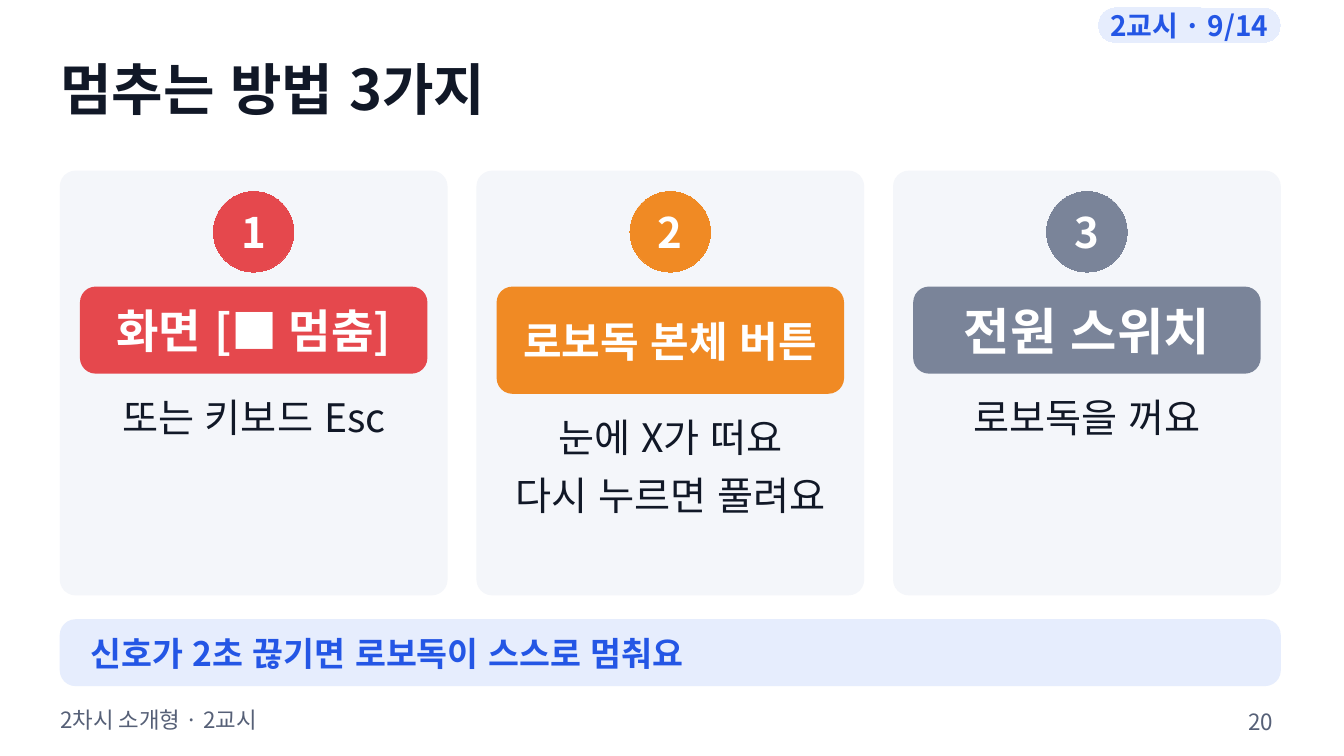
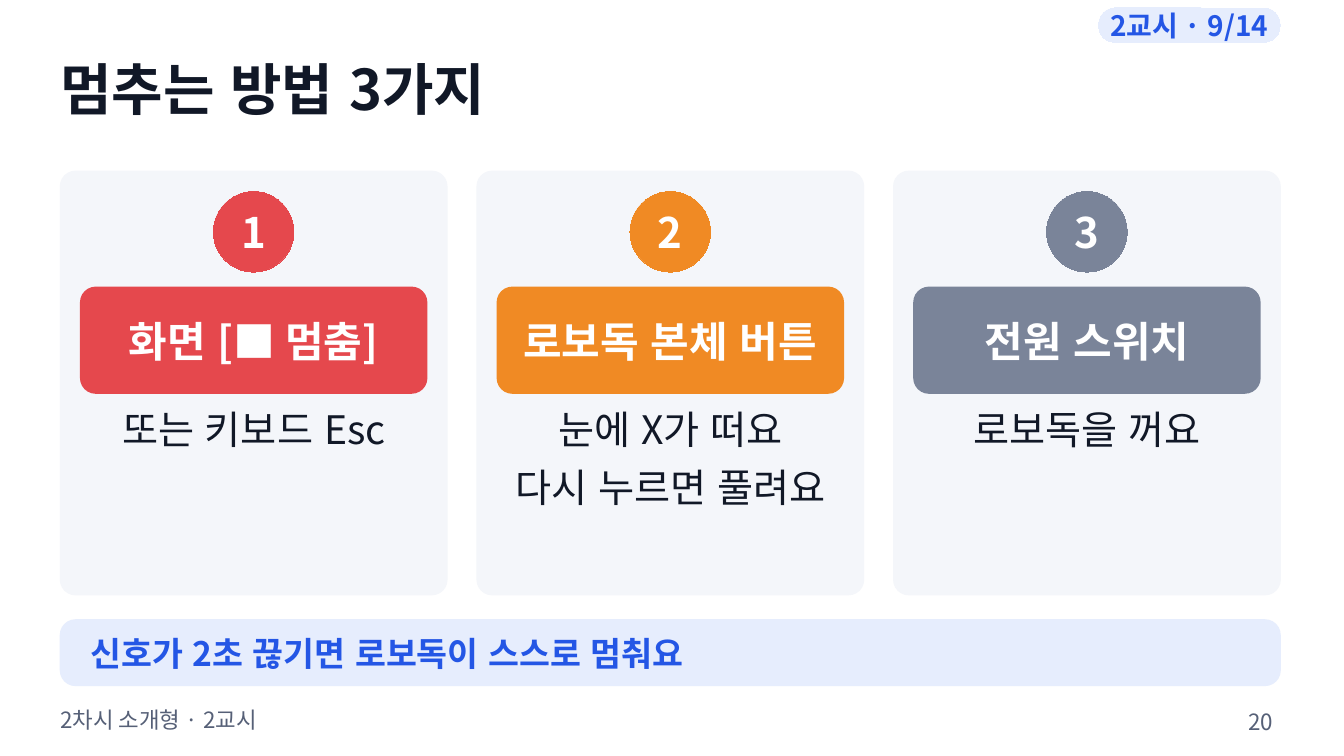
Before and after one commit to boundaryx01-uniquelife/microbit, a slide deck: slide 20 of bridge/docs/materials/2차시_소개형/2차시_수업슬라이드.pptx. Drawn at 1344x756 pixels with LibreOffice and Linux fonts; fonts in the diff are those of the drawing. Boxes give left, top, right and bottom in pixels: in the first picture for what was removed or moved away, otherwise in the second. Text is boxed around its words. In the diff, an @@ line names an element or a change of style, - is before the commit and + after.

```diff
--- a/bridge/docs/materials/2차시_소개형/2차시_수업슬라이드.pptx
+++ b/bridge/docs/materials/2차시_소개형/2차시_수업슬라이드.pptx
@@ rounded rectangle: place and size @@
-rounded rectangle at (81,287,426,373)
+rounded rectangle at (81,287,426,393)
@@ rounded rectangle at (81,287,426,393): proportions changed @@
@@ text "화면 [■ 멈춤]" at (129,322,378,364): size 33 to 30 pt @@
@@ rounded rectangle at (914,287,1260,393): proportions changed @@
@@ rounded rectangle: place and size @@
-rounded rectangle at (914,287,1260,373)
+rounded rectangle at (914,287,1260,393)
@@ text "전원 스위치" at (984,322,1189,361): size 36 to 30 pt @@
@@ text "또는 키보드 Esc": place and size @@
-text "또는 키보드 Esc" at (122,399,385,435)
+text "또는 키보드 Esc" at (122,411,385,447)
@@ text "눈에 X가 떠요": place and size @@
-text "눈에 X가 떠요" at (515,419,825,513)
+text "눈에 X가 떠요" at (515,411,825,505)
@@ text "로보독을 꺼요": place and size @@
-text "로보독을 꺼요" at (973,399,1200,436)
+text "로보독을 꺼요" at (973,411,1200,448)
```
Also in this commit, not shown: 3 other slides changed, 9 other files.
